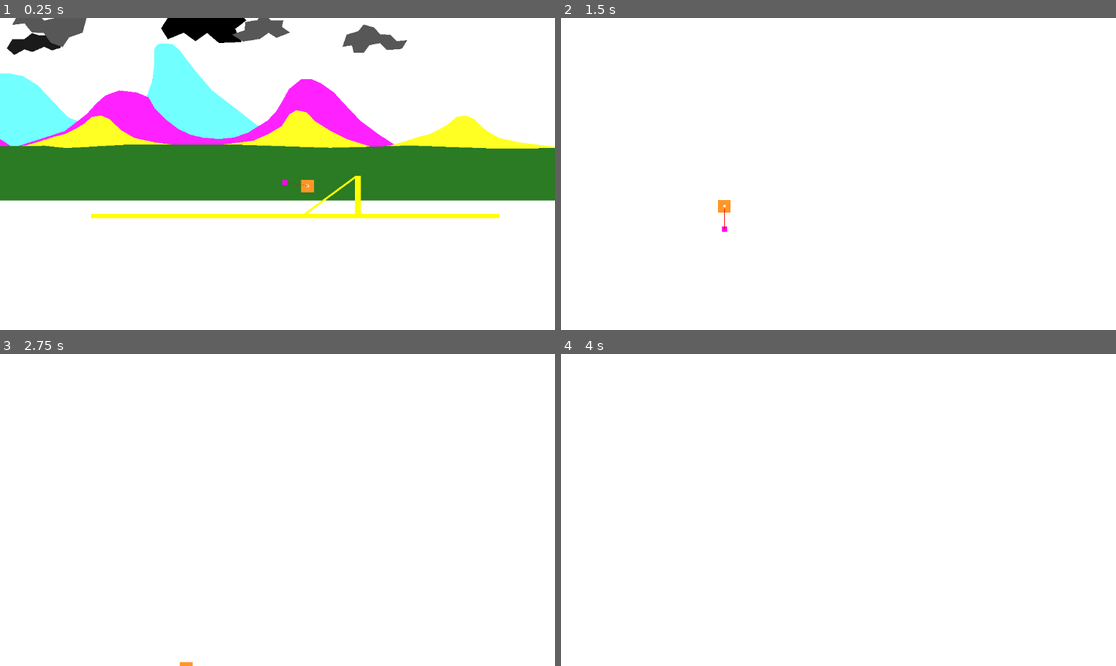
Above: before the commit, frames 1-4 (two rows, left to right).
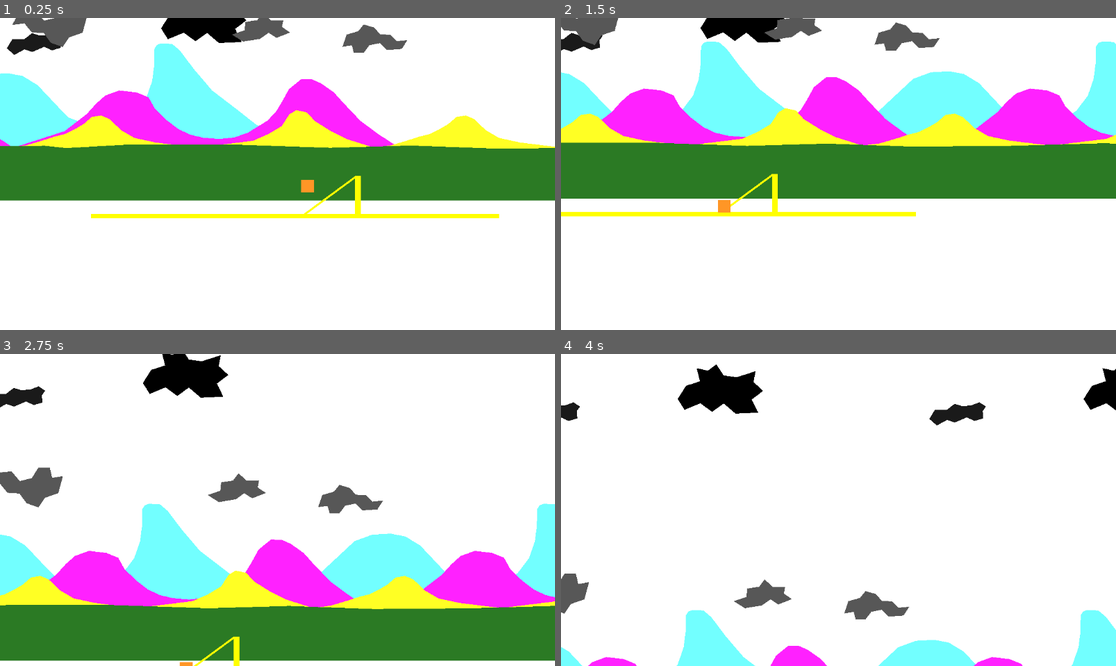
Above: after the commit, the same moments.

Repository: LoadShedding-Creator/Misinput
Game: Godot game, scene res://scenes/Main.tscn
Same seed, same stepped clock (60 frames per second), same inputs: the game is played once before the commit and once after it. Before the commit the project starts from res://Main.tscn.
Inputs (mouse positions are in pixels of both pictures, inside the frame that each line leads up to):
- Up to frame 1 (0.25 s): no input
- Up to frame 2 (1.5 s): tap Enter (ui_accept) at 0.5, 1.35 s; move the mouse to (960, 158) at 0.52 s; hold Enter (ui_accept) 0.53-1.28 s; hold Right (ui_right) from 0.53 s (still down); move the mouse to (727, 189) at 1.27 s
- Up to frame 3 (2.75 s): tap Enter (ui_accept) at 1.52, 1.82 s; move the mouse to (333, 441) at 2.02 s; release Right (ui_right) at 2.03 s; hold Left (ui_left) from 2.03 s (still down); hold Enter (ui_accept) from 2.03 s (still down)
- Up to frame 4 (4 s): move the mouse to (810, 572) at 2.77 s; release Left (ui_left) at 2.78 s; release Enter (ui_accept) at 2.78 s; hold Right (ui_right) from 2.78 s (still down); tap Enter (ui_accept) at 2.85, 3.02, 3.32 s; move the mouse to (1005, 556) at 3.52 s; hold Enter (ui_accept) from 3.53 s (still down)

The runs differ from the first frame. In frame 1, less than 0.1% of the frame differs, in the area x 50-56%, y 51-55%; in frame 2, 40%; in frame 3, 40%, in the area x 0-100%, y 0-100%; in frame 4, 8.6%.

Commit message:
files rond beweeg en n scenes folder gemaak

Diff:
--- a/Player.tscn
+++ /dev/null
@@ -1,61 +0,0 @@
-[gd_scene load_steps=6 format=3 uid="uid://b871o6f6f4to8"]
-
-[ext_resource type="Script" path="res://player.gd" id="1_3yvm4"]
-[ext_resource type="Script" path="res://line.gd" id="2_kctox"]
-[ext_resource type="Script" path="res://hammer.gd" id="2_phypj"]
-
-[sub_resource type="RectangleShape2D" id="RectangleShape2D_xvro7"]
-size = Vector2(50, 50)
-
-[sub_resource type="RectangleShape2D" id="RectangleShape2D_n1tku"]
-size = Vector2(19, 20)
-
-[node name="Player" type="CharacterBody2D"]
-position = Vector2(590, 230)
-collision_mask = 4
-script = ExtResource("1_3yvm4")
-
-[node name="Face" type="Node2D" parent="."]
-
-[node name="Polygon2D" type="Polygon2D" parent="Face"]
-color = Color(1, 0.588866, 0.152702, 1)
-polygon = PackedVector2Array(-25, -25, -25, 25, 25, 25, 25, -25)
-
-[node name="CollisionShape2D" type="CollisionShape2D" parent="."]
-visible = false
-shape = SubResource("RectangleShape2D_xvro7")
-
-[node name="Hammer" type="StaticBody2D" parent="."]
-collision_layer = 2
-collision_mask = 4
-script = ExtResource("2_phypj")
-
-[node name="CollisionShape2D" type="CollisionShape2D" parent="Hammer"]
-position = Vector2(-92, 0)
-shape = SubResource("RectangleShape2D_n1tku")
-
-[node name="Polygon2D" type="Polygon2D" parent="Hammer"]
-position = Vector2(-90, 0)
-color = Color(1, 0, 1, 1)
-offset = Vector2(-0.5, -0.5)
-polygon = PackedVector2Array(-10.5, -9.5, 9.5, -9.5, 9.5, 10.5, -10.5, 10.5)
-
-[node name="HammerEnd" type="Node2D" parent="Hammer"]
-position = Vector2(-92, 0)
-
-[node name="Polygon2D2" type="Polygon2D" parent="Hammer"]
-position = Vector2(0, -1)
-polygon = PackedVector2Array(-5, -3, -5, 6, 5, 6, 5, -3)
-
-[node name="PinJoint2D2" type="PinJoint2D" parent="."]
-
-[node name="Line2D2" type="Line2D" parent="."]
-points = PackedVector2Array(185, 1, -22, 81)
-width = 1.0
-default_color = Color(1, 0, 0, 1)
-begin_cap_mode = 2
-end_cap_mode = 2
-antialiased = true
-script = ExtResource("2_kctox")
-node_a_path = NodePath("..")
-node_b_path = NodePath("../Hammer/HammerEnd")
--- a/player.gd
+++ /dev/null
@@ -1,13 +0,0 @@
-extends CharacterBody2D
-
-func _physics_process(delta: float) -> void:
-	if not is_on_floor():
-		velocity += get_gravity() * delta
-	move_and_slide()
-
-func _process(delta: float) -> void:
-
-	if Input.is_action_pressed("ui_left"):
-		global_position.x -= 10
-	if Input.is_action_pressed("ui_accept"):
-		global_position.y += 100
--- a/project.godot
+++ b/project.godot
@@ -11,9 +11,9 @@
 [application]
 
 config/name="2D Monkey Game"
-run/main_scene="res://Main.tscn"
+run/main_scene="res://scenes/Main.tscn"
 config/features=PackedStringArray("4.3", "Forward Plus")
-config/icon="res://icon.svg"
+config/icon="res://Game Images/icon.svg"
 
 [input]
 
--- a/Main.tscn
+++ b/scenes/Main.tscn
@@ -1,9 +1,9 @@
 [gd_scene load_steps=5 format=3 uid="uid://ce4s6r5i0o1yt"]
 
-[ext_resource type="PackedScene" uid="uid://dbxckrfghx2ct" path="res://World.tscn" id="1_0e3td"]
-[ext_resource type="Script" path="res://main.gd" id="1_se8xo"]
-[ext_resource type="Script" path="res://camera_2d.gd" id="2_xvqob"]
-[ext_resource type="PackedScene" uid="uid://b871o6f6f4to8" path="res://Player.tscn" id="3_c2dpt"]
+[ext_resource type="PackedScene" uid="uid://dbxckrfghx2ct" path="res://scenes/World.tscn" id="1_0e3td"]
+[ext_resource type="Script" path="res://scripts/main.gd" id="1_se8xo"]
+[ext_resource type="Script" path="res://scripts/camera_2d.gd" id="2_xvqob"]
+[ext_resource type="PackedScene" uid="uid://b871o6f6f4to8" path="res://scenes/Player.tscn" id="3_c2dpt"]
 
 [node name="Main" type="Node2D"]
 position = Vector2(576, 324)
--- /dev/null
+++ b/scenes/Player.tscn
@@ -0,0 +1,21 @@
+[gd_scene load_steps=3 format=3 uid="uid://b871o6f6f4to8"]
+
+[ext_resource type="Script" path="res://scripts/player.gd" id="1_3yvm4"]
+
+[sub_resource type="RectangleShape2D" id="RectangleShape2D_xvro7"]
+size = Vector2(50, 50)
+
+[node name="Player" type="CharacterBody2D"]
+position = Vector2(590, 230)
+collision_mask = 4
+script = ExtResource("1_3yvm4")
+
+[node name="Face" type="Node2D" parent="."]
+
+[node name="Polygon2D" type="Polygon2D" parent="Face"]
+color = Color(1, 0.588866, 0.152702, 1)
+polygon = PackedVector2Array(-25, -25, -25, 25, 25, 25, 25, -25)
+
+[node name="CollisionShape2D" type="CollisionShape2D" parent="."]
+visible = false
+shape = SubResource("RectangleShape2D_xvro7")
--- a/World.tscn
+++ b/scenes/World.tscn
@@ -1,6 +1,6 @@
 [gd_scene load_steps=5 format=3 uid="uid://dbxckrfghx2ct"]
 
-[ext_resource type="PackedScene" uid="uid://crq0s54sf8dxg" path="res://platform.tscn" id="4_cimb8"]
+[ext_resource type="PackedScene" uid="uid://crq0s54sf8dxg" path="res://scenes/platform.tscn" id="4_cimb8"]
 
 [sub_resource type="Environment" id="Environment_ox3x6"]
 
--- /dev/null
+++ b/scripts/player.gd
@@ -0,0 +1,11 @@
+extends CharacterBody2D
+
+
+func _physics_process(delta: float) -> void:
+	if not is_on_floor():
+		velocity += get_gravity() * delta
+	move_and_slide()
+
+
+func _process(delta: float) -> void:
+	pass
Renamed: icon.svg -> Game Images/icon.svg
Not shown, changed: Game Images/icon.svg.import
Renamed: Map.tscn -> scenes/Map.tscn
Renamed: platform.tscn -> scenes/platform.tscn
Renamed: temp_map.tscn -> scenes/temp_map.tscn
Renamed: camera_2d.gd -> scripts/camera_2d.gd
Renamed: debug.gd -> scripts/debug.gd
Renamed: hammer.gd -> scripts/hammer.gd
Renamed: line.gd -> scripts/line.gd
Renamed: main.gd -> scripts/main.gd
